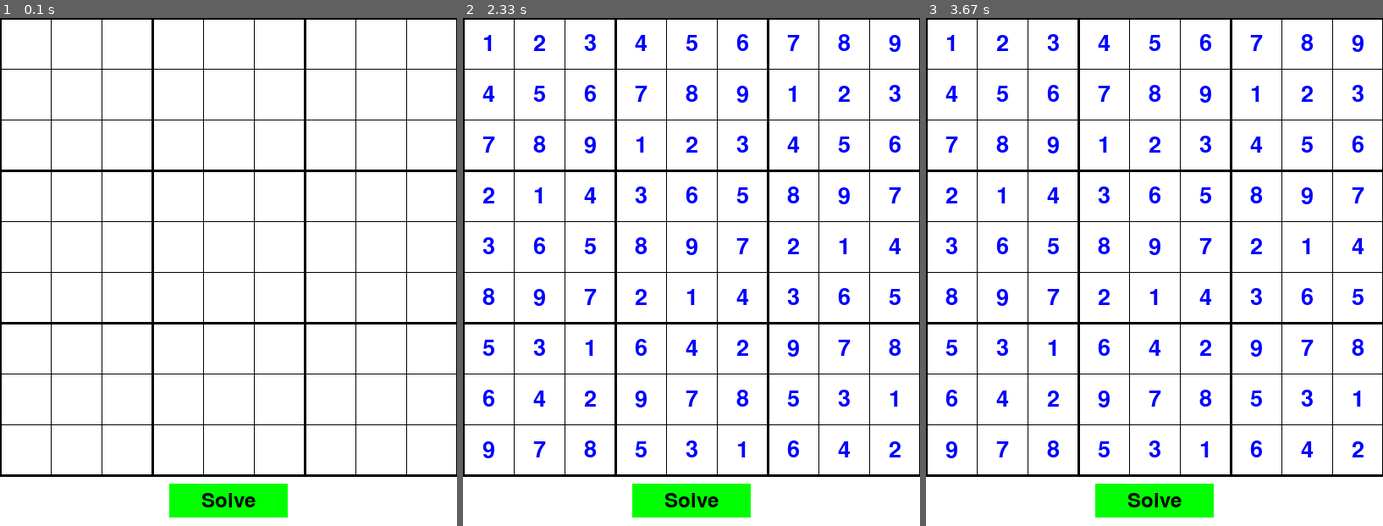
Above: before the commit, frames 1-3 (left to right).
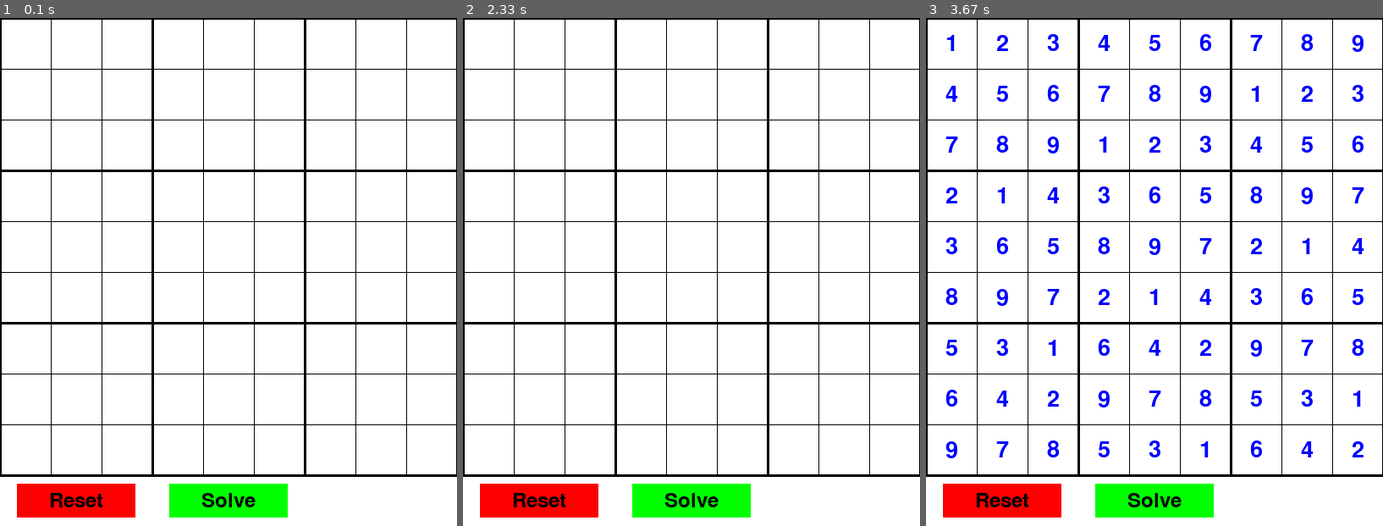
Above: after the commit, the same moments.

Repository: azharxkhan/Sudoku-Solver
Game: pygame game, started from sudoku_game.py
The game is run twice, just before and just after one commit, with the same random seed, the same clock (stepped at 60 frames per second) and the same inputs.
Inputs (mouse positions are in pixels of both pictures, inside the frame that each line leads up to):
- Up to frame 1 (0.1 s): no input
- Up to frame 2 (2.33 s): click (540, 500) at 0.38 s, where only the run after the commit has a clickable "Reset"; click "Solve" at 1.72 s; click (540, 500) at 2.05 s, where only the run after the commit has a clickable "Reset"
- Up to frame 3 (3.67 s): click "Solve" at 3.38 s

The runs differ from the first frame. In frame 1, 1.7% of the frame differs, in the area x 3-30%, y 91-99%; in frame 2, 5.7%, in the area x 3-96%, y 3-99%; in frame 3, 1.7%.

Commit message:
fixes to #1

Diff:
--- a/sudoku_game.py
+++ b/sudoku_game.py
@@ -1,6 +1,19 @@
 import pygame
 import sys
 from sudoku_solver import solve
+
+#intial board for reset
+initial_board = [
+    [0, 0, 0, 0, 0, 0, 0, 0, 0],
+    [0, 0, 0, 0, 0, 0, 0, 0, 0],
+    [0, 0, 0, 0, 0, 0, 0, 0, 0],
+    [0, 0, 0, 0, 0, 0, 0, 0, 0],
+    [0, 0, 0, 0, 0, 0, 0, 0, 0],
+    [0, 0, 0, 0, 0, 0, 0, 0, 0],
+    [0, 0, 0, 0, 0, 0, 0, 0, 0],
+    [0, 0, 0, 0, 0, 0, 0, 0, 0],
+    [0, 0, 0, 0, 0, 0, 0, 0, 0]
+]
 
 # Define the empty Sudoku board
 board = [
@@ -86,6 +99,11 @@
             user_board[row][col] = 0
             board[row][col] = 0
 
+def reset_board():
+    global board, user_board
+    board = [row[:] for row in initial_board]
+    user_board = [[0 for _ in range(9)] for _ in range(9)]
+
 
 def main():
     """
@@ -98,11 +116,19 @@
         draw_board()
 
         solve_button = pygame.Rect(200, 550, 140, 40)
+        reset_button = pygame.Rect(20, 550, 140, 40)
+
         pygame.draw.rect(screen, (0, 255, 0), solve_button)
+        pygame.draw.rect(screen, (255, 0, 0), reset_button)
+
         solve_font = pygame.font.Font(None, 36)
         solve_text = solve_font.render("Solve", True, BLACK)
         solve_text_rect = solve_text.get_rect(center=solve_button.center)
         screen.blit(solve_text, solve_text_rect)
+
+        reset_text = solve_font.render("Reset", True, BLACK)
+        reset_text_rect = reset_text.get_rect(center=reset_button.center)
+        screen.blit(reset_text, reset_text_rect)
 
         for event in pygame.event.get():
             if event.type == pygame.QUIT:
@@ -111,7 +137,9 @@
             elif event.type == pygame.MOUSEBUTTONDOWN:
                 if event.button == 1:
                     if solve_button.collidepoint(event.pos):
-                        solve(board)  # Solve the puzzle; solved numbers are added in blue
+                        solve(board)
+                    elif reset_button.collidepoint(event.pos):
+                        reset_board()
                     else:
                         selected_cell = get_cell(event.pos)
             elif event.type == pygame.KEYDOWN and selected_cell:
